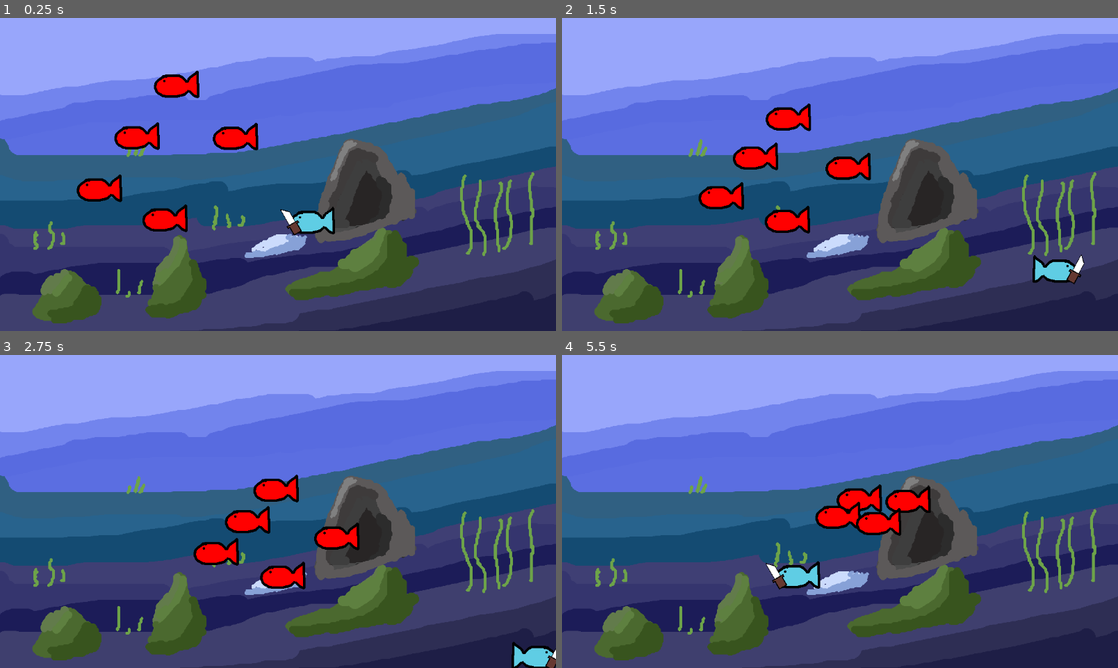
Above: before the commit, frames 1-4 (two rows, left to right).
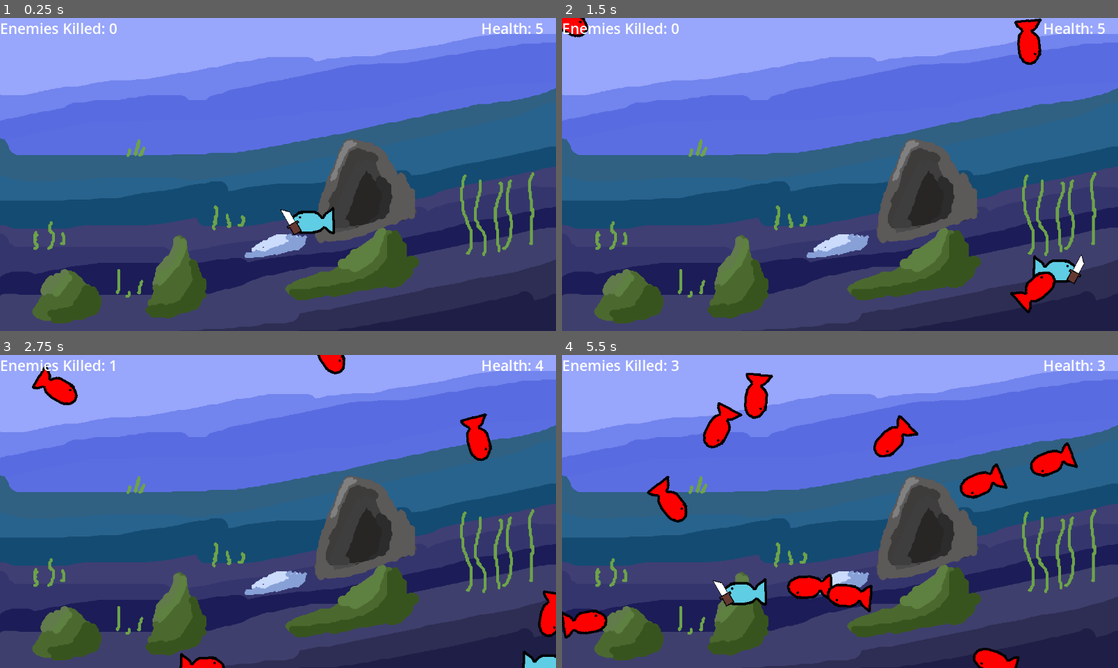
Above: after the commit, the same moments.

Repository: tony10201/FISH
Game: Godot game, scene res://Assets/Levels/main.tscn
Two runs of this game, one before a commit and one after it. Both use one fixed random seed, a clock stepped at 60 frames per second and the inputs below. The engine's default icon, where the game draws it, is replaced by a stand-in: a white triangle on a blue panel in a dark square. Sound files missing from this copy of the repository are replaced by a short silence.
Inputs (mouse positions are in pixels of both pictures, inside the frame that each line leads up to):
- Up to frame 1 (0.25 s): no input
- Up to frame 2 (1.5 s): move the mouse to (962, 158) at 0.52 s; press the mouse at (962, 158) at 0.53 s; hold D (Right) 0.53-1.28 s; move the mouse to (728, 190) at 1.27 s; release the mouse at (728, 190) at 1.28 s; hold S (Down) from 1.28 s (still down); click (728, 190) at 1.35 s
- Up to frame 3 (2.75 s): move the mouse to (333, 442) at 2.02 s; release S (Down) at 2.03 s; press the mouse at (333, 442) at 2.03 s; hold D (Right) from 2.03 s (still down)
- Up to frame 4 (5.5 s): move the mouse to (812, 574) at 2.77 s; release D (Right) at 2.78 s; release the mouse at (812, 574) at 2.78 s; hold W (Up) 2.78-3.53 s; click (812, 574) at 2.85 s; move the mouse to (1006, 558) at 3.52 s; press the mouse at (1006, 558) at 3.53 s; hold A (Left) 3.53-5.03 s; move the mouse to (673, 464) at 4.27 s; release the mouse at (673, 464) at 4.28 s; click (673, 464) at 4.35 s; move the mouse to (867, 511) at 5.02 s; press the mouse at (867, 511) at 5.03 s; hold S (Down) from 5.03 s (still down)

The runs differ from the first frame. In frame 1, 3.2% of the frame differs, in the area x 0-98%, y 1-69%; in frame 2, 4.5%; in frame 3, 5.6%; in frame 4, 8.8%, in the area x 0-98%, y 1-100%.

Commit message:
Enemies spawn make die sounds and hurt player. player dies makes funny sound on hit. player dies :3

Diff:
--- a/Assets/Enemy/enemy.gd
+++ b/Assets/Enemy/enemy.gd
@@ -1,6 +1,8 @@
 extends Node2D
-@onready var player: CharacterBody2D = get_node("/root/Main/Player")
-
+@onready var player:CharacterBody2D = get_node("/root/Main/Player")
+@onready var dying:bool = false
+@onready var streamer = $Streamer
+@onready var Main = get_node("/root/Main")
 var speed = 100
 # Called when the node enters the scene tree for the first time.
 func _ready() -> void:
@@ -10,15 +12,26 @@
 # Called every frame. 'delta' is the elapsed time since the previous frame.
 func _process(delta: float) -> void:
 	#Spawn on border
-	move_towards_player(delta)
-
+	if not dying and player != null:
+		move_towards_player(delta)
+#kills enemy and play foony sound
+func die():
+	dying = true
+	Main.scoreUp()
+	streamer.play()
+	rotation = 90
+#deletes when sound is over
+func streamerEnded():
+	queue_free()
 
 #Silly Movement AI thats it
 func move_towards_player(delta):
 	if player.position == null:
 		push_error("XD")
-	if global_position == null:
-		push_error("XD2")
 	var direction = (player.global_position - global_position).normalized()
 	var movement = direction * speed * delta
+	look_at(player.position)
 	translate(movement)
+func on_body_entered(body):
+	if body.is_in_group("Player") and body.invincible == false and dying == false:
+		body.hurt()
--- a/Assets/Enemy/enemy.tscn
+++ b/Assets/Enemy/enemy.tscn
@@ -1,7 +1,8 @@
-[gd_scene load_steps=4 format=3 uid="uid://cqejk31jjfg7q"]
+[gd_scene load_steps=5 format=3 uid="uid://cqejk31jjfg7q"]
 
 [ext_resource type="Texture2D" uid="uid://dnic72atxska8" path="res://Assets/Enemy/Bad Fish.png" id="1_8dguy"]
 [ext_resource type="Script" path="res://Assets/Enemy/enemy.gd" id="1_rtuoc"]
+[ext_resource type="AudioStream" uid="uid://c5v6fckj0irx8" path="res://Assets/Sound/Lego yoda death sound - Jakosn.ogg" id="2_yu0tc"]
 
 [sub_resource type="RectangleShape2D" id="RectangleShape2D_agpb7"]
 size = Vector2(94, 58)
@@ -9,11 +10,18 @@
 [node name="Enemy" type="Node2D"]
 script = ExtResource("1_rtuoc")
 
+[node name="Streamer" type="AudioStreamPlayer2D" parent="."]
+stream = ExtResource("2_yu0tc")
+
 [node name="Sprite2D" type="Sprite2D" parent="."]
 texture = ExtResource("1_8dguy")
+flip_h = true
 
-[node name="StaticBody2D" type="StaticBody2D" parent="." groups=["Enemy"]]
+[node name="Area2D" type="Area2D" parent="." groups=["Enemy"]]
 
-[node name="CollisionShape2D" type="CollisionShape2D" parent="StaticBody2D"]
+[node name="CollisionShape2D" type="CollisionShape2D" parent="Area2D"]
 shape = SubResource("RectangleShape2D_agpb7")
 one_way_collision_margin = 0.0
+
+[connection signal="finished" from="Streamer" to="." method="streamerEnded"]
+[connection signal="body_entered" from="Area2D" to="." method="on_body_entered"]
--- /dev/null
+++ b/Assets/Levels/main.gd
@@ -0,0 +1,31 @@
+extends Node2D
+@onready var EnemyPre = preload("res://Assets/Enemy/enemy.tscn")
+@onready var enemySpawner = $EnemyPath/EnemySpawner
+@onready var player = $Player
+@onready var spawnTimer = $EnemyPath/SpawnTimer
+@onready var healthLabel:Label = $UI/HealthLabel
+
+@onready var killLabel:Label = $UI/EnemiesKilled
+var enemiesKilled: int = 0
+
+func _ready() -> void:
+	spawnTimer.start()
+
+func _process(_delta: float) -> void:
+	enemySpawner.progress_ratio = enemySpawner.progress_ratio + 0.01
+	killLabel.text = "Enemies Killed: " + str(enemiesKilled)
+	if player != null:
+		healthLabel.text = "Health: " + str(player.health)
+	else:
+		healthLabel.text = "dead"
+	if player == null:
+		spawnTimer.stop()
+
+func scoreUp():
+	enemiesKilled = enemiesKilled + 1
+
+#spawns enemies every .5 seconds could add a limit but i like seeing 10000 fishes all pusing on the player
+func _on_spawn_timer_timeout() -> void:
+	var enemy = EnemyPre.instantiate()
+	add_child(enemy)
+	enemy.global_position = enemySpawner.global_position
--- a/Assets/Levels/main.tscn
+++ b/Assets/Levels/main.tscn
@@ -1,27 +1,55 @@
-[gd_scene load_steps=4 format=3 uid="uid://csqre40u1yra3"]
+[gd_scene load_steps=6 format=3 uid="uid://csqre40u1yra3"]
 
+[ext_resource type="Script" path="res://Assets/Levels/main.gd" id="1_lujoo"]
 [ext_resource type="PackedScene" uid="uid://cpxcs7strlh71" path="res://Assets/level.tscn" id="2_m2cu8"]
 [ext_resource type="PackedScene" uid="uid://c0eba5vvks1f3" path="res://Assets/Player/Player.tscn" id="2_nlnoh"]
-[ext_resource type="PackedScene" uid="uid://cqejk31jjfg7q" path="res://Assets/Enemy/enemy.tscn" id="3_tlns8"]
+[ext_resource type="AudioStream" uid="uid://b3jmbsei6crxv" path="res://Assets/Sound/tyler1 screams and disappears - Ian Stocker.ogg" id="4_evi3g"]
+
+[sub_resource type="Curve2D" id="Curve2D_jxg6j"]
+_data = {
+"points": PackedVector2Array(0, 0, 0, 0, 0, 648, 0, 0, 0, 0, 1152, 640, 0, 0, 0, 0, 1160, -8, 0, 0, 0, 0, 0, -8, 0, 0, 0, 0, 0, 648)
+}
+point_count = 5
 
 [node name="Main" type="Node2D"]
+script = ExtResource("1_lujoo")
 
 [node name="Level" parent="." instance=ExtResource("2_m2cu8")]
 
-[node name="Enemy" parent="." instance=ExtResource("3_tlns8")]
-position = Vector2(261, 234)
-
-[node name="Enemy2" parent="." instance=ExtResource("3_tlns8")]
-position = Vector2(348, 120)
-
-[node name="Enemy3" parent="." instance=ExtResource("3_tlns8")]
-position = Vector2(181, 349)
-
-[node name="Enemy4" parent="." instance=ExtResource("3_tlns8")]
-position = Vector2(471, 227)
-
-[node name="Enemy5" parent="." instance=ExtResource("3_tlns8")]
-position = Vector2(317, 414)
-
 [node name="Player" parent="." instance=ExtResource("2_nlnoh")]
 position = Vector2(647, 420)
+
+[node name="DeathSound" type="AudioStreamPlayer2D" parent="."]
+position = Vector2(568, 337)
+stream = ExtResource("4_evi3g")
+
+[node name="EnemyPath" type="Path2D" parent="."]
+curve = SubResource("Curve2D_jxg6j")
+
+[node name="EnemySpawner" type="PathFollow2D" parent="EnemyPath"]
+position = Vector2(0, 648)
+rotation = -0.00694433
+
+[node name="SpawnTimer" type="Timer" parent="EnemyPath"]
+wait_time = 0.45
+
+[node name="UI" type="CanvasLayer" parent="."]
+
+[node name="EnemiesKilled" type="Label" parent="UI"]
+offset_right = 182.0
+offset_bottom = 35.0
+theme_override_font_sizes/font_size = 30
+text = "Enemies Killed: 0"
+horizontal_alignment = 1
+vertical_alignment = 1
+
+[node name="HealthLabel" type="Label" parent="UI"]
+offset_left = 971.0
+offset_right = 1153.0
+offset_bottom = 42.0
+theme_override_font_sizes/font_size = 30
+text = "Health: 0"
+horizontal_alignment = 1
+vertical_alignment = 1
+
+[connection signal="timeout" from="EnemyPath/SpawnTimer" to="." method="_on_spawn_timer_timeout"]
--- a/Assets/Player/Knife.tscn
+++ b/Assets/Player/Knife.tscn
@@ -4,7 +4,7 @@
 [ext_resource type="Texture2D" uid="uid://yrlffg0kiiec" path="res://Assets/Player/Knife.png" id="1_wlmh5"]
 
 [sub_resource type="RectangleShape2D" id="RectangleShape2D_ntf53"]
-size = Vector2(27, 61)
+size = Vector2(83.184, 134.217)
 
 [sub_resource type="Animation" id="Animation_2igki"]
 resource_name = "Swing"
@@ -55,7 +55,7 @@
 texture = ExtResource("1_wlmh5")
 
 [node name="CollisionShape2D" type="CollisionShape2D" parent="Knife"]
-position = Vector2(0.5, -0.5)
+position = Vector2(0.316985, -0.745204)
 shape = SubResource("RectangleShape2D_ntf53")
 
 [node name="AnimationPlayer" type="AnimationPlayer" parent="Knife"]
@@ -65,5 +65,5 @@
 }
 playback_auto_capture = false
 
-[connection signal="body_entered" from="Knife" to="." method="detectHit"]
-[connection signal="body_exited" from="Knife" to="." method="detectExit"]
+[connection signal="area_entered" from="Knife" to="." method="detectHit"]
+[connection signal="area_exited" from="Knife" to="." method="detectExit"]
--- a/Assets/Player/Player.gd
+++ b/Assets/Player/Player.gd
@@ -1,10 +1,17 @@
 extends CharacterBody2D
 
+@onready var streamer = $Streamer
+@onready var deathSound = $"../DeathSound"
 
 const SPEED = 500.0
 const JUMP_VELOCITY = -400.0
-var movingLeft = true
-var health:int = 10
+var movingLeft:bool = true
+var health:int = 5
+var invincible: bool = false
+
+func _ready() -> void:
+	invincible = false
+	health = 5
 
 func _physics_process(_delta: float) -> void:
 	inputs()
@@ -16,8 +23,21 @@
 	if velocity.x <= -0.5:
 		$Sprite2D.flip_h = false
 		movingLeft = true
+	move_and_slide()
+	if health <= 0:
+		die()
 
-	move_and_slide()
+func hurt():
+	health = health - 1
+	invincible = true
+	streamer.play()
+
+func die():
+	deathSound.play()
+	queue_free()
+
+func streamerEnded():
+	invincible = false
 
 #moves knife left and right with a delay between moving lol might change to a tween or something smoother :P
 #ok changed move_toward to lerp does the thingy i was looking 4 :3 - lunar
--- a/Assets/Player/Player.tscn
+++ b/Assets/Player/Player.tscn
@@ -1,7 +1,8 @@
-[gd_scene load_steps=5 format=3 uid="uid://c0eba5vvks1f3"]
+[gd_scene load_steps=6 format=3 uid="uid://c0eba5vvks1f3"]
 
 [ext_resource type="Script" path="res://Assets/Player/Player.gd" id="1_o2kxi"]
 [ext_resource type="Texture2D" uid="uid://d0kff4kame5ap" path="res://Assets/Player/Fish.png" id="2_7kv5i"]
+[ext_resource type="AudioStream" uid="uid://cj4nfo7tadk8s" path="res://Assets/Sound/Chinese DOIT sound effect - OkCona.ogg" id="2_r8i2n"]
 [ext_resource type="PackedScene" uid="uid://yi4s2b8c527p" path="res://Assets/Player/Knife.tscn" id="3_gan1r"]
 
 [sub_resource type="RectangleShape2D" id="RectangleShape2D_tsk7n"]
@@ -10,11 +11,17 @@
 [node name="Player" type="CharacterBody2D" groups=["Player"]]
 script = ExtResource("1_o2kxi")
 
+[node name="Streamer" type="AudioStreamPlayer2D" parent="."]
+stream = ExtResource("2_r8i2n")
+
 [node name="Sprite2D" type="Sprite2D" parent="."]
 texture = ExtResource("2_7kv5i")
 
 [node name="CollisionShape2D" type="CollisionShape2D" parent="."]
+scale = Vector2(0.54144, 0.375671)
 shape = SubResource("RectangleShape2D_tsk7n")
 
 [node name="Knife" parent="." instance=ExtResource("3_gan1r")]
 position = Vector2(-46, 0)
+
+[connection signal="finished" from="Streamer" to="." method="streamerEnded"]
--- a/Assets/Player/knife.gd
+++ b/Assets/Player/knife.gd
@@ -26,13 +26,14 @@
 			var enemy
 			for element in enemies:
 				enemy = element
-				enemy.queue_free()
+				if enemy.dying == false:
+					enemy.die()
 
 #Adds enemy body into group only enemys should be allowed
 #so no way a random node gets in right? -Lunar
-func detectHit(body) -> void:
-	if body.is_in_group("Enemy"):
-		enemies.append(body.get_parent())
+func detectHit(area) -> void:
+	if area.is_in_group("Enemy"):
+		enemies.append(area.get_parent())
 #Checks if the body has left removes from array maybe could be better lol -Lunar
-func detectExit(body) -> void:
-	enemies.erase(body.get_parent())
+func detectExit(area) -> void:
+	enemies.erase(area.get_parent())
--- a/Assets/level.tscn
+++ b/Assets/level.tscn
@@ -8,7 +8,12 @@
 
 [node name="Level" type="Node2D"]
 
-[node name="Platforms" type="Node" parent="."]
+[node name="OceanBackgound" type="Sprite2D" parent="."]
+position = Vector2(577, 337.5)
+scale = Vector2(0.604167, 0.634259)
+texture = ExtResource("2_yst44")
+
+[node name="Platforms" type="Node2D" parent="."]
 
 [node name="Platform" type="Sprite2D" parent="Platforms"]
 position = Vector2(579, 679)
@@ -53,8 +58,3 @@
 [node name="CollisionShape2D" type="CollisionShape2D" parent="Platforms/Platform4/StaticBody2D"]
 shape = SubResource("RectangleShape2D_t5qvs")
 metadata/_edit_lock_ = true
-
-[node name="OceanBackgound" type="Sprite2D" parent="."]
-position = Vector2(577, 337.5)
-scale = Vector2(0.604167, 0.634259)
-texture = ExtResource("2_yst44")
--- a/project.godot
+++ b/project.godot
@@ -10,7 +10,7 @@
 
 [application]
 
-config/name="Dene n me Forst GAme"
+config/name="Fish Game"
 config/tags=PackedStringArray("2d", "git", "prototype")
 run/main_scene="res://Assets/Levels/main.tscn"
 config/features=PackedStringArray("4.3", "Forward Plus")
@@ -22,6 +22,8 @@
 
 [editor]
 
+movie_writer/disable_vsync=true
+movie_writer/fps=300
 version_control/autoload_on_startup=true
 
 [input]
Not shown, added: Assets/Sound/Chinese DOIT sound effect - OkCona.ogg.import
Not shown, added: Assets/Sound/Lego yoda death sound - Jakosn.ogg.import
Not shown, added: Assets/Sound/tyler1 screams and disappears - Ian Stocker.ogg.import
Not shown, added: Assets/Sound/Chinese DOIT sound effect - OkCona.ogg
Not shown, added: Assets/Sound/Lego yoda death sound - Jakosn.ogg
Not shown, added: Assets/Sound/tyler1 screams and disappears - Ian Stocker.ogg
